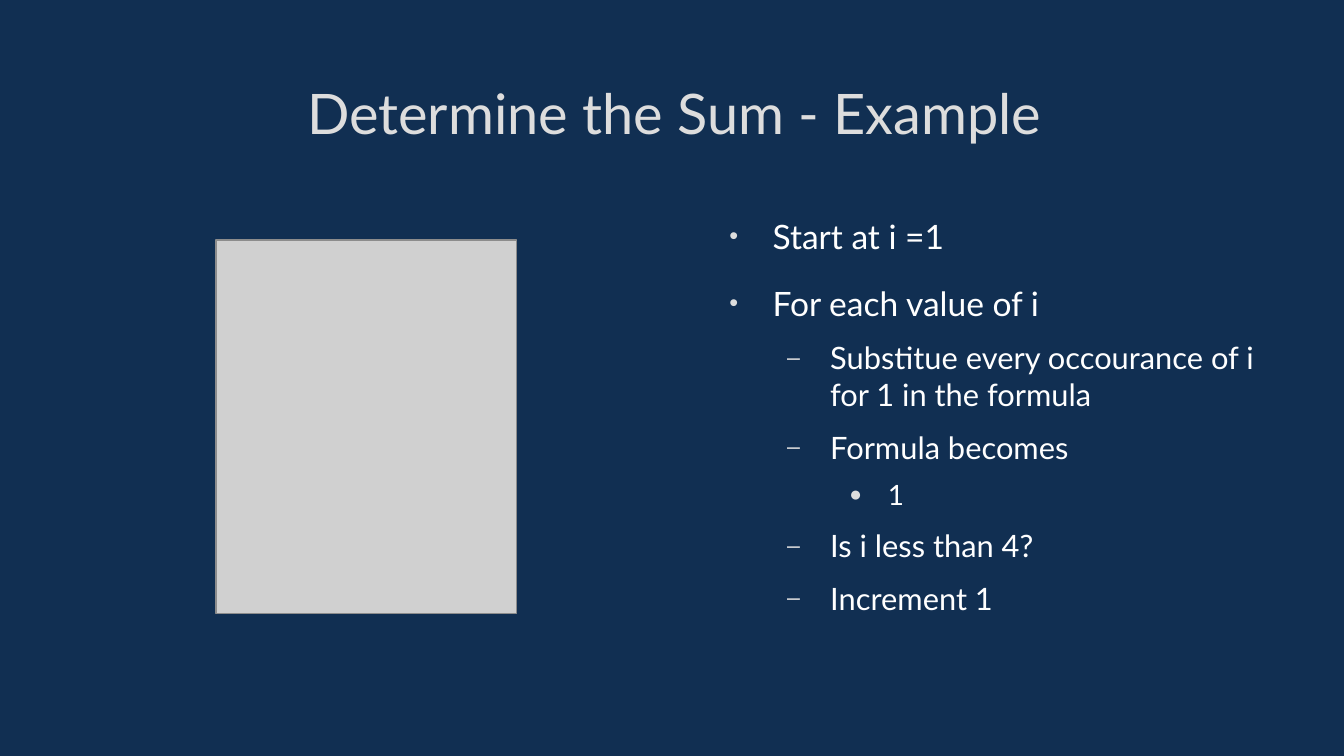
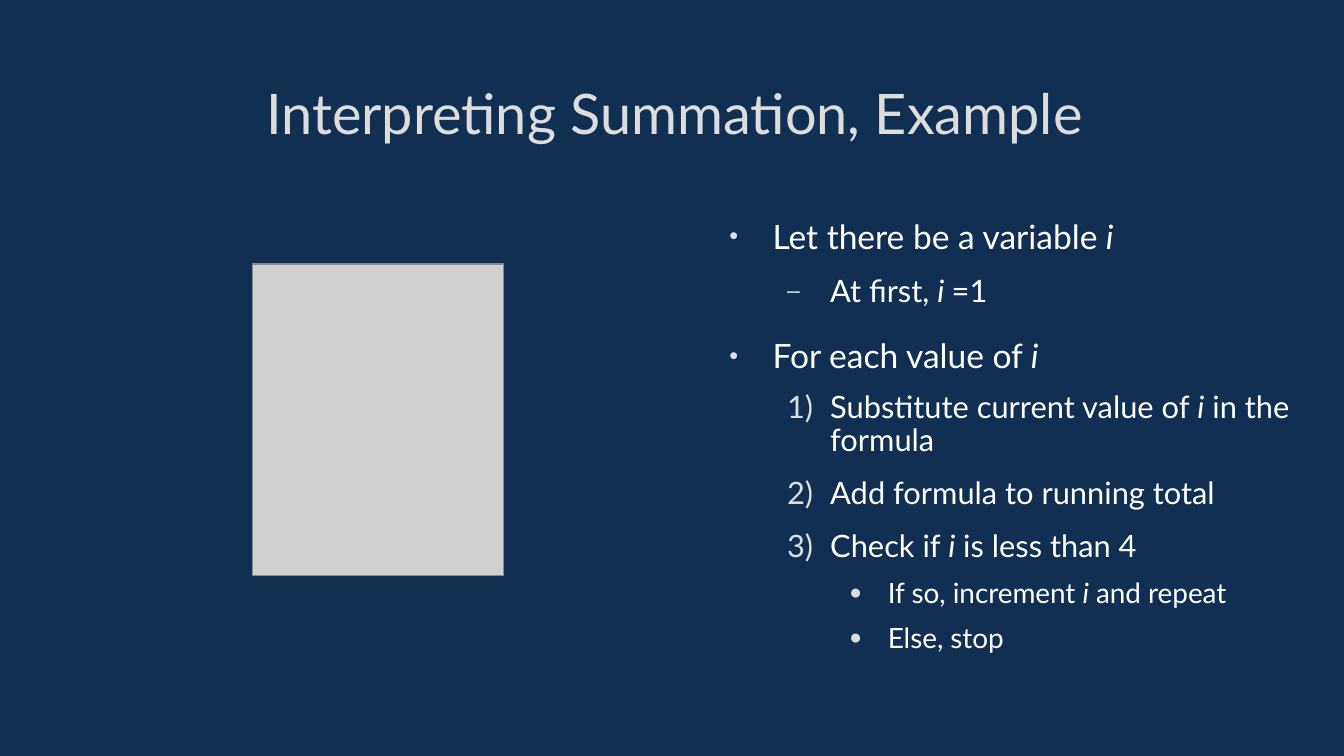
Before and after one commit to davidgundry/maths22-23, a slide deck: slide 8 of slides/maths-4-sequences-and-summation.odp (slide 7 before the commit). Drawn at 1344x756 pixels with LibreOffice and Linux fonts; fonts in the diff are those of the drawing; grey boxes stand for pictures. Boxes give left, top, right and bottom in pixels: in the first picture for what was removed or moved away, otherwise in the second. Text is boxed around its words. In the diff, an @@ line names an element or a change of style, - is before the commit and + after.

```diff
--- a/slides/maths-4-sequences-and-summation.odp
+++ b/slides/maths-4-sequences-and-summation.odp
@@ title at box(266, 93, 1083, 144): text changed @@
-Determine the Sum - Example
+Interpreting Summation, Example
@@ text at box(773, 224, 1114, 306): text changed @@
-• Start at i =1
+• Let there be a variable i
+  – At first, i =1
@@ picture: place and size @@
-picture at box(216, 240, 517, 613)
+picture at box(252, 265, 504, 577)
@@ text at box(773, 343, 1039, 369): italic on in "i" @@
@@ text at box(830, 395, 1290, 653): text changed @@
-  – Substitue every occourance of i for 1 in the formula
-  – Formula becomes
-    ● 1
-  – Is i less than 4?
-  – Increment 1
+  1) Substitute current value of i in the formula
+  2) Add formula to running total
+  3) Check if i is less than 4
+    ● If so, increment i and repeat
+    ● Else, stop
```
Also in this commit, not shown: 29 other slides changed, 18 slides added, 7 slides removed, 13 other files.
